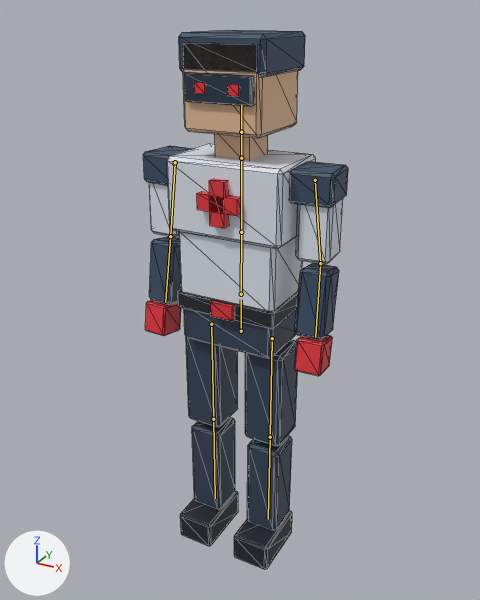
Before and after pictures for a commit that changed the glTF model assets/models/player/medic.glb.
Camera for both pictures: a 50 mm lens placed at (0.996, -1.822, 1.908), pointed at (-0.036, 0.055, 0.97). The axes (+X, +Y, +Z) are drawn at lower left. The lights are the same throughout. The older version comes first. Both versions are drawn at frame 1 of the action 'stop'; the numbers are the values there. The bones that change, and the others that lie on the model, are drawn over the model as lines. Mesh edges are drawn as thin lines.

Objects in the first picture: 'medic'.
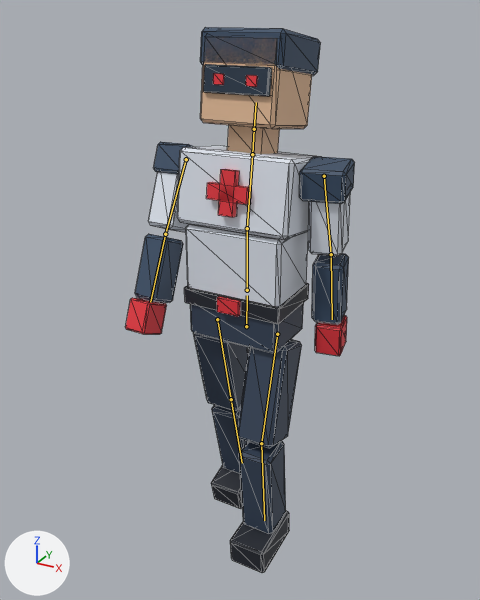
Changed parts and their boxes [x1, y1, x2, y2] in the pictures (480 x 600 px):
'medic', posed (12% wider)
    before: [143, 30, 348, 569]
    after: [125, 27, 355, 573]
bone 'Pelvis', root to tip
    before: (241, 331) to (241, 299)
    after: (246, 326) to (247, 295)
bone 'Chest', root to tip
    before: (241, 232) to (241, 158)
    after: (247, 228) to (252, 154)
bone 'UpperArm.L', root to tip
    before: (315, 180) to (320, 263)
    after: (324, 176) to (331, 254)
bone 'Forearm.L', root to tip
    before: (320, 263) to (315, 337)
    after: (331, 254) to (332, 319)
bone 'UpperArm.R', root to tip
    before: (175, 162) to (170, 236)
    after: (186, 159) to (165, 234)
bone 'Forearm.R', root to tip
    before: (170, 236) to (165, 302)
    after: (165, 234) to (150, 302)
bone 'Thigh.L', root to tip
    before: (272, 338) to (270, 437)
    after: (277, 334) to (261, 443)
bone 'Shin.L', root to tip
    before: (270, 437) to (268, 519)
    after: (261, 443) to (264, 520)
bone 'Thigh.R', root to tip
    before: (211, 324) to (213, 419)
    after: (217, 319) to (231, 399)

The edits, one by one:
Bone 'Pelvis' (bone_pelvis) moves from (0.0, 0.0, 0.0) to (0.0, 0.0, -0.04).
Bone 'Chest' (bone_chest) turns from (0, 0, 0) to (-8, 0, 0) degrees about its own x, y and z.
Bone 'UpperArm.L' (bone_upperarm_l) turns from (0, -4, 0) to (14, -8, 0) degrees about its own x, y and z.
Bone 'Forearm.L' (bone_forearm_l) turns from (-8, 0, 0) to (0, 0, 0) degrees about its own x, y and z.
Bone 'UpperArm.R' (bone_upperarm_r) turns from (0, 4, 0) to (-14, 8, 0) degrees about its own x, y and z.
Bone 'Forearm.R' (bone_forearm_r) turns from (-8, 0, 0) to (0, 0, 0) degrees about its own x, y and z.
Bone 'Thigh.L' (bone_thigh_l) turns from (0, 0, 0) to (-16, 0, 0) degrees about its own x, y and z.
Bone 'Shin.L' (bone_shin_l) turns from (0, 0, 0) to (22, 0, 0) degrees about its own x, y and z.
Bone 'Thigh.R' (bone_thigh_r) turns from (0, 0, 0) to (14, 0, 0) degrees about its own x, y and z.
